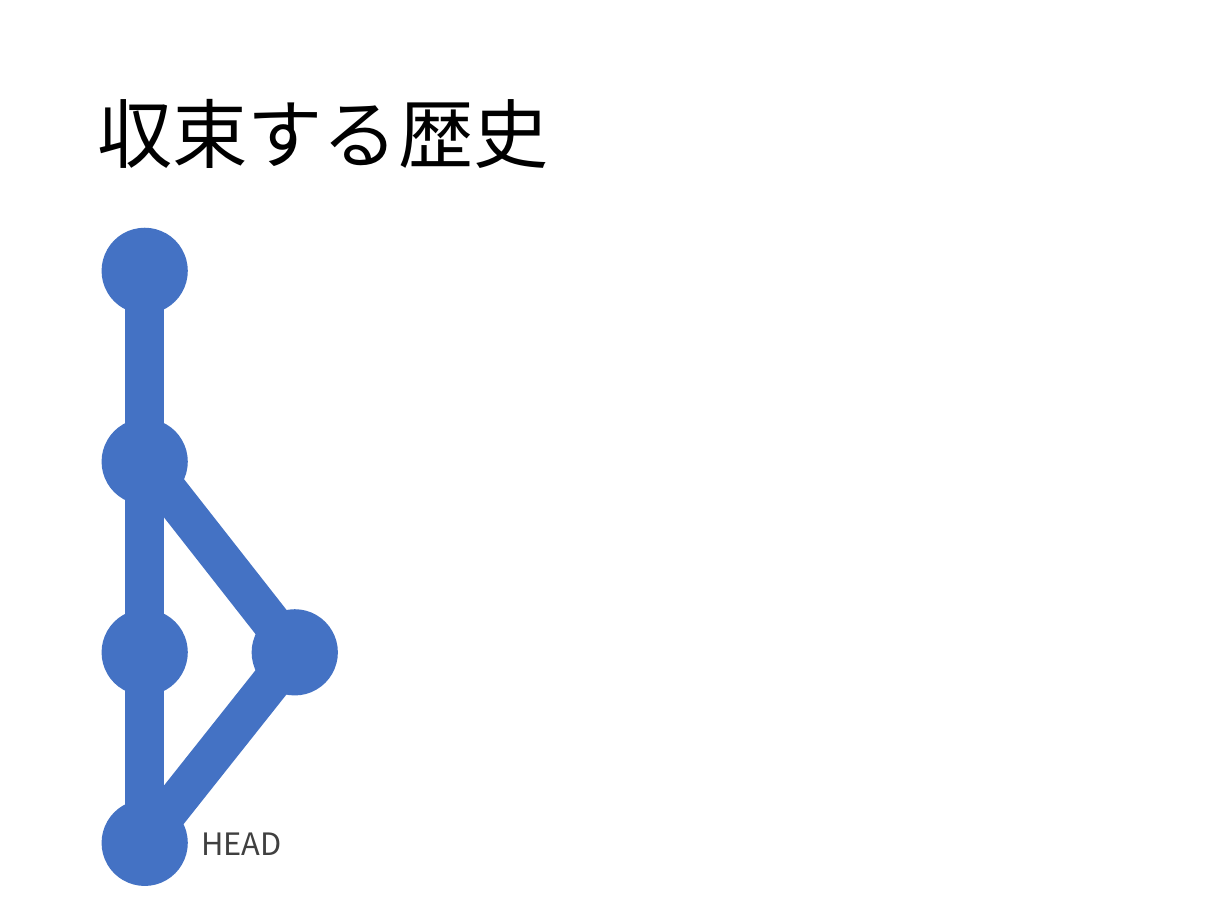
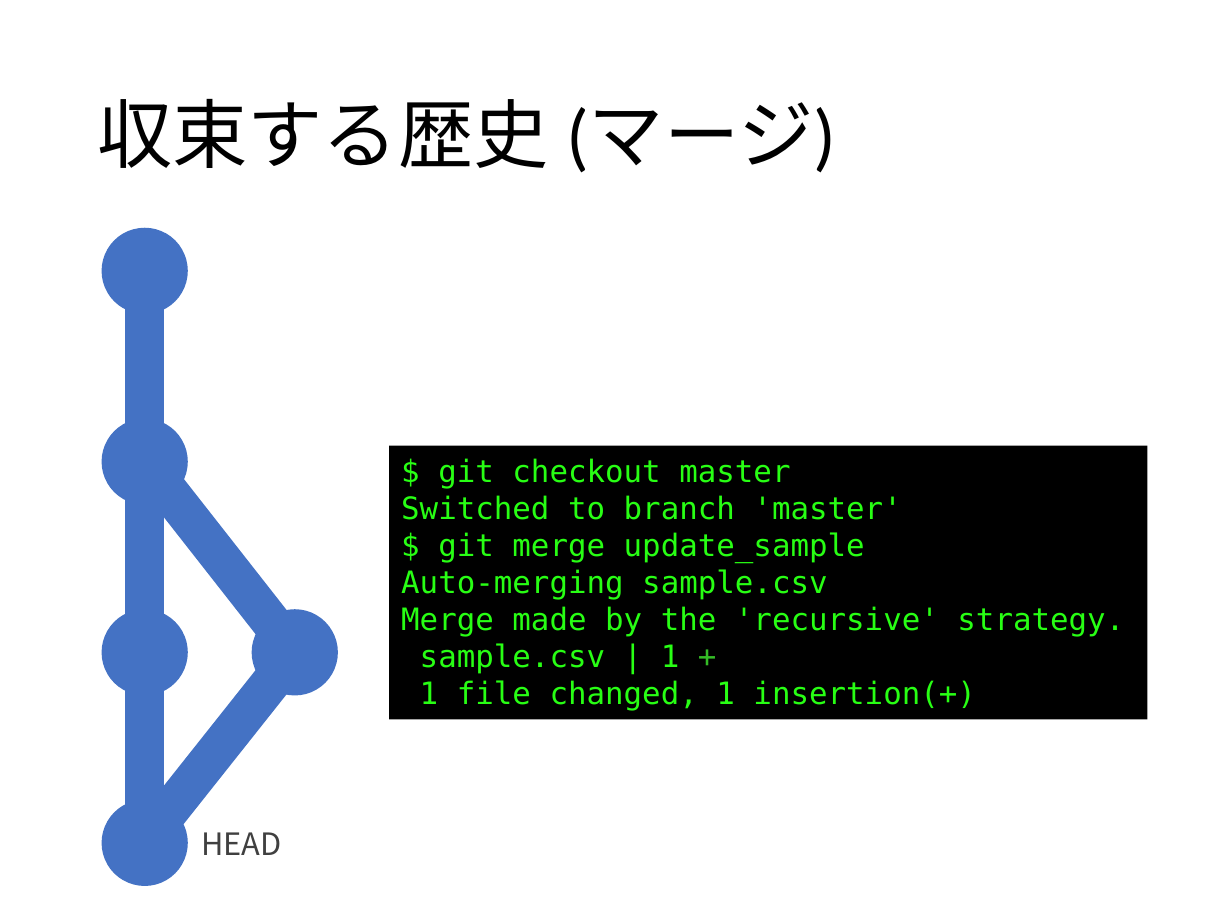
Before and after one commit to matsubara0507/learn-you-a-git-for-great-good, a slide deck: slide 11 of slide/part2.pptx (slide 8 before the commit). Drawn at 1232x924 pixels with LibreOffice and Linux fonts; fonts in the diff are those of the drawing; background and template pictures are left out. Boxes give left, top, right and bottom in pixels: in the first picture for what was removed or moved away, otherwise in the second. Text is boxed around its words. In the diff, an @@ line names an element or a change of style, - is before the commit and + after.

```diff
--- a/slide/part2.pptx
+++ b/slide/part2.pptx
@@ title at (97,99,836,173): text changed @@
-収束する歴史
+収束する歴史 (マージ)
@@ rectangle added at (389,446,1147,719), fill #000000, 18 pt, text #28FE14 @@
+$ git checkout master
+Switched to branch 'master'
+$ git merge update_sample
+Auto-merging sample.csv
+Merge made by the 'recursive' strategy.
+sample.csv | 1 +
+1 file changed, 1 insertion(+)
```
Also in this commit, not shown: 3 other slides changed, 3 slides added, 7 other files.
